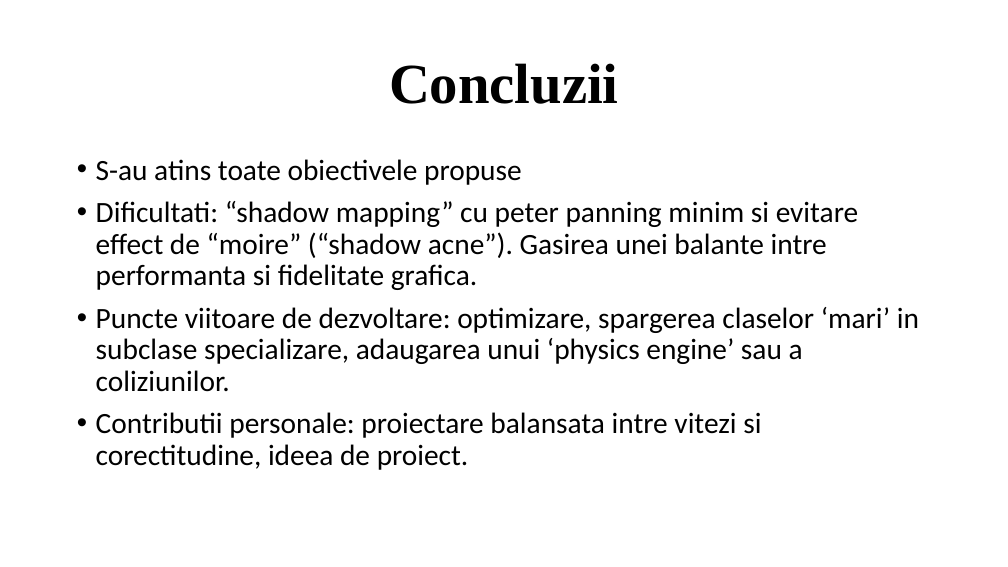
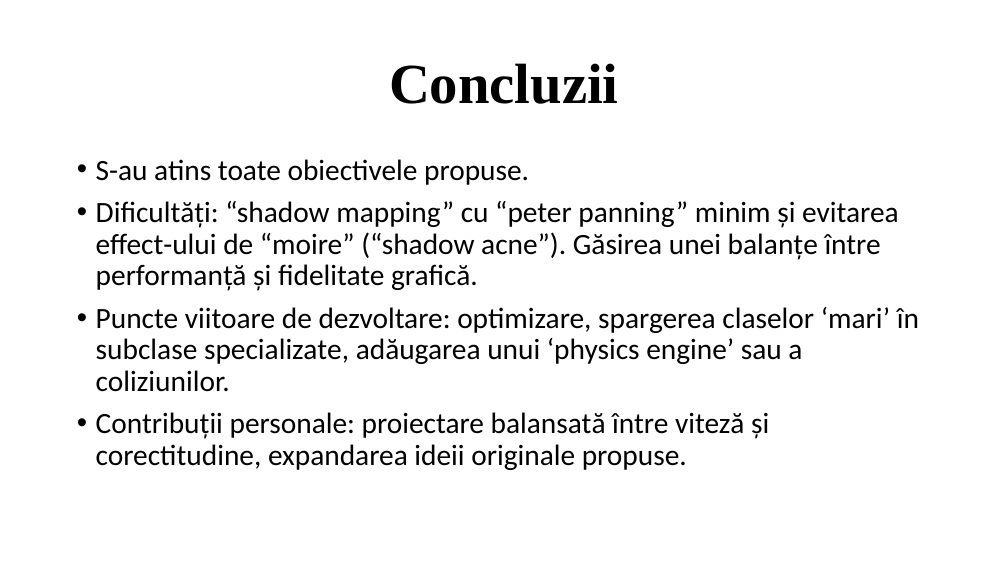
Before and after one commit to RarincaRobertMario/ProiectSPG, a slide deck: slide 6 of PresentareSPG.pptx. Drawn at 1008x567 pixels with LibreOffice and Linux fonts; fonts in the diff are those of the drawing. Boxes give left, top, right and bottom in pixels: in the first picture for what was removed or moved away, otherwise in the second. Text is boxed around its words. In the diff, an @@ line names an element or a change of style, - is before the commit and + after.

Commit message:
Adaugat diacritice. Sper sa le fi pus pe toate

```diff
--- a/PresentareSPG.pptx
+++ b/PresentareSPG.pptx
@@ text at [96, 159, 919, 470]: text changed @@
-• S-au atins toate obiectivele propuse
-• Dificultati: “shadow mapping” cu peter panning minim si evitare effect de “moire” (“shadow acne”). Gasirea unei balante intre performanta si fidelitate grafica.
-• Puncte viitoare de dezvoltare: optimizare, spargerea claselor ‘mari’ in subclase specializare, adaugarea unui ‘physics engine’ sau a coliziunilor.
-• Contributii personale: proiectare balansata intre vitezi si corectitudine, ideea de proiect.
+• S-au atins toate obiectivele propuse.
+• Dificultăți: “shadow mapping” cu “peter panning” minim și evitarea effect-ului de “moire” (“shadow acne”). Găsirea unei balanțe între performanță și fidelitate grafică.
+• Puncte viitoare de dezvoltare: optimizare, spargerea claselor ‘mari’ în subclase specializate, adăugarea unui ‘physics engine’ sau a coliziunilor.
+• Contribuții personale: proiectare balansată între viteză și corectitudine, expandarea ideii originale propuse.
```
Also in this commit, not shown: 4 other slides changed, 1 other file.
